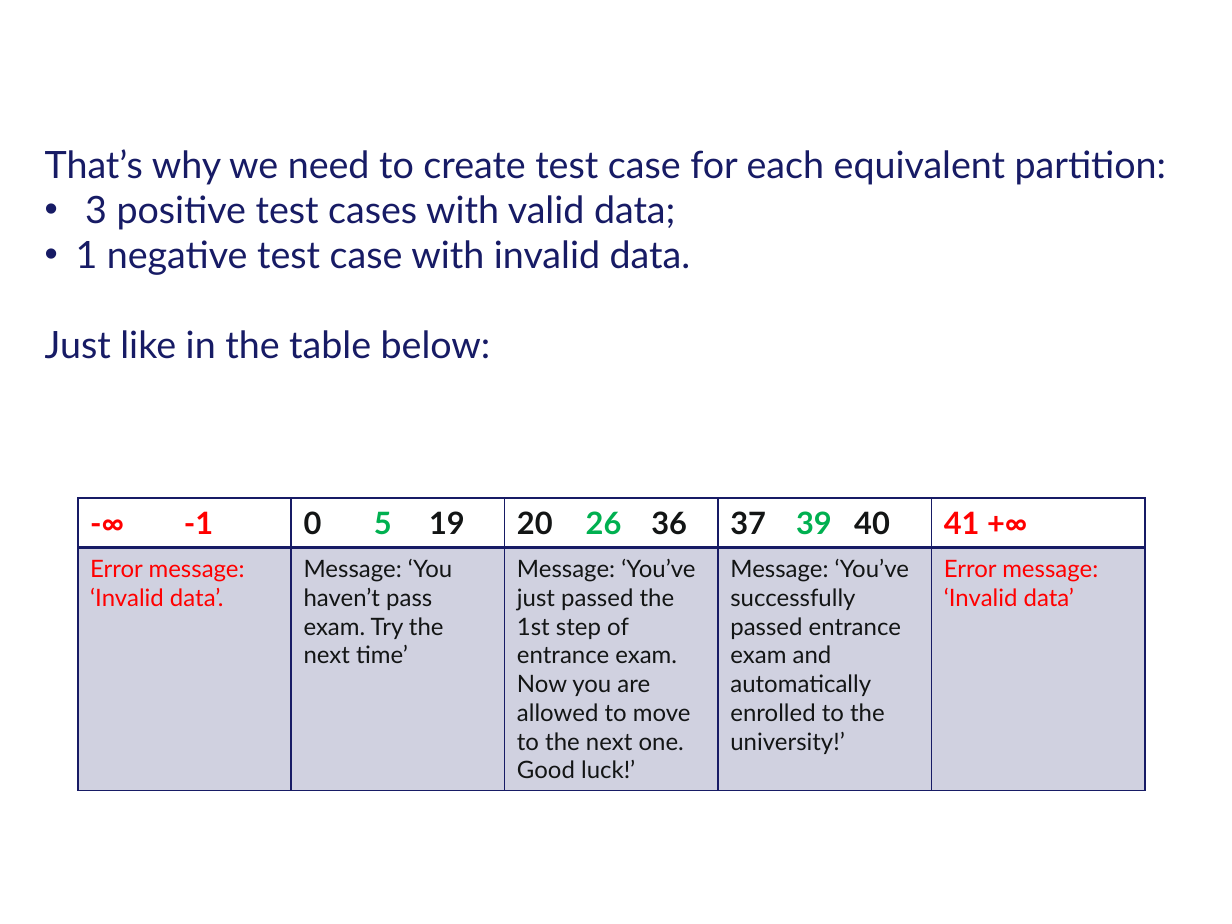
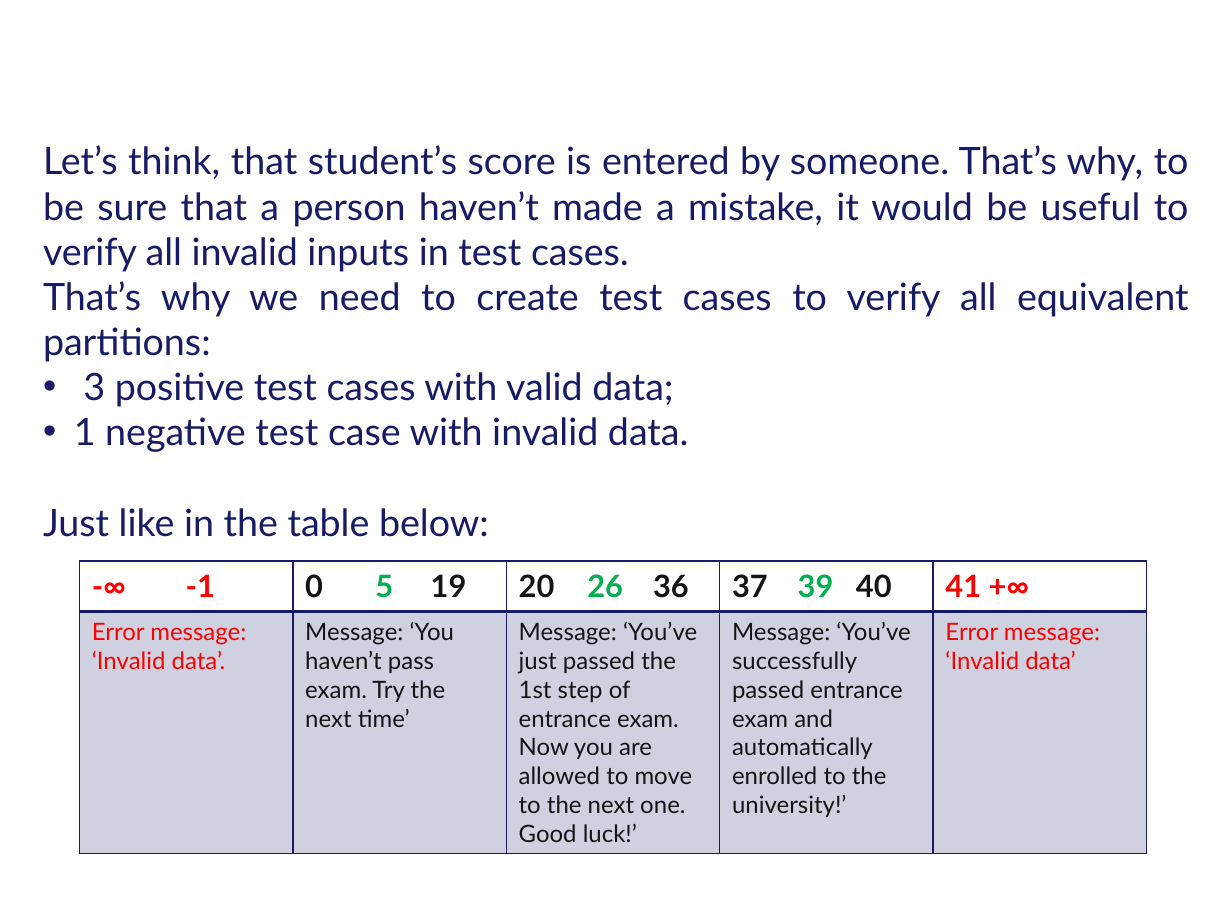
Before and after one commit to VikaSvyryd/HomeWorks, a slide deck: slide 5 of HW4 TDT.pptx. Drawn at 1232x924 pixels with LibreOffice and Linux fonts; fonts in the diff are those of the drawing; background and template pictures are left out. Boxes give left, top, right and bottom in pixels: in the first picture for what was removed or moved away, otherwise in the second. Text is boxed around its words. In the diff, an @@ line names an element or a change of style, - is before the commit and + after.

```diff
--- a/HW4 TDT.pptx
+++ b/HW4 TDT.pptx
@@ text at bbox=[43, 145, 1189, 362]: text changed @@
-That’s why we need to create test case for each equivalent partition:
+Let’s think, that student’s score is entered by someone. That’s why, to be sure that a person haven’t made a mistake, it would be useful to verify all invalid inputs in test cases.
+That’s why we need to create test cases to verify all equivalent partitions:
@@ text at bbox=[74, 372, 689, 452]: alignment left to justified @@
@@ table: place and size @@
-table at bbox=[78, 498, 1143, 790]
+table at bbox=[80, 561, 1146, 853]
```
Also in this commit, not shown: 3 other slides changed, 12 slides added, 1 slide removed.
